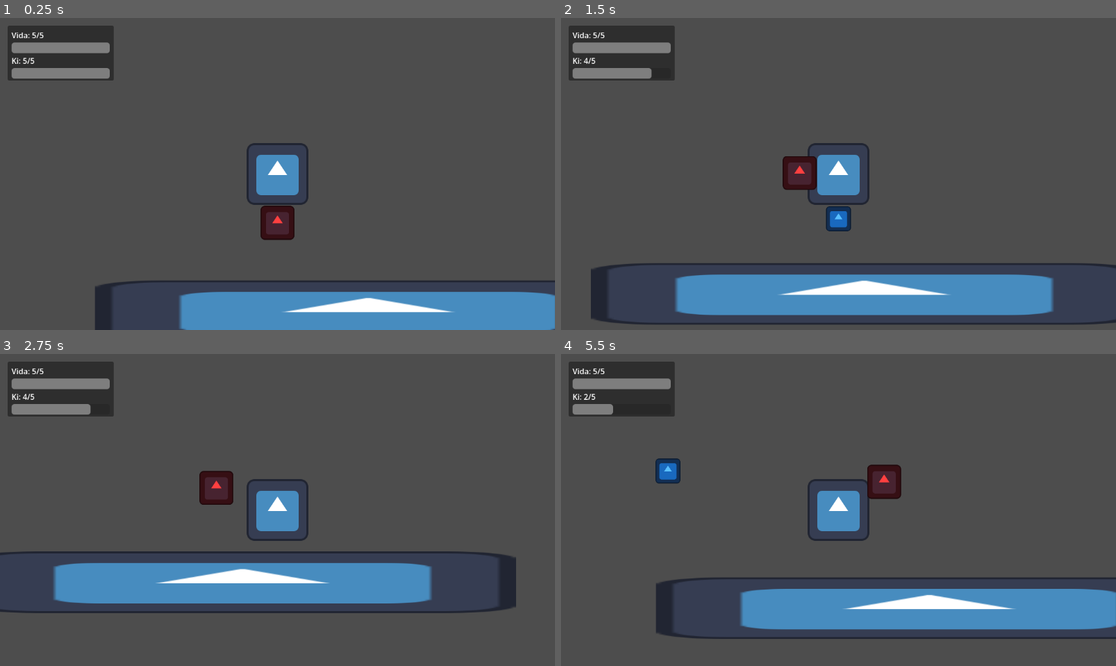
Above: before the commit, frames 1-4 (two rows, left to right).
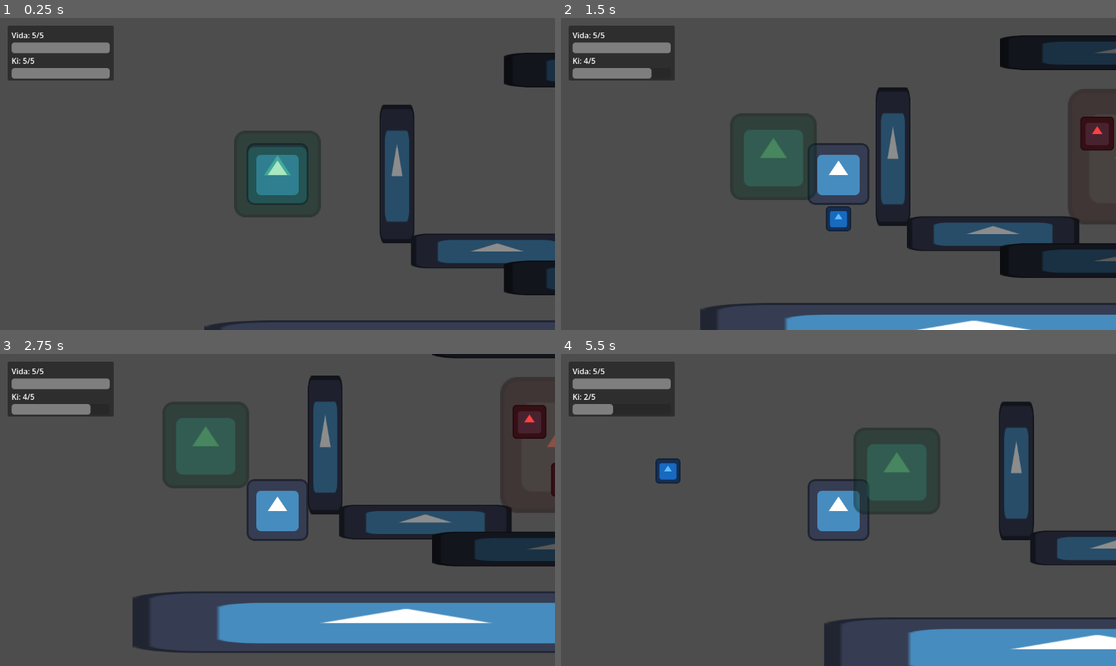
Above: after the commit, the same moments.

Repository: cadiguni/ki-adventure
Game: Godot game, scene res://scenes/main.tscn
Two runs of this game, one before a commit and one after it. Both use one fixed random seed, a clock stepped at 60 frames per second and the inputs below. The engine's default icon, where the game draws it, is replaced by a stand-in: a white triangle on a blue panel in a dark square.
Inputs:
- Up to frame 1 (0.25 s): no input
- Up to frame 2 (1.5 s): hold Right (ui_right) 0.53-1.28 s; tap Z (attack) at 0.6 s; hold Down (ui_down) from 1.28 s (still down); tap X (ki_blast) at 1.35 s
- Up to frame 3 (2.75 s): release Down (ui_down) at 2.03 s; hold Right (ui_right) from 2.03 s (still down); tap Z (attack) at 2.1 s
- Up to frame 4 (5.5 s): release Right (ui_right) at 2.78 s; hold Up (ui_up) 2.78-3.53 s; tap X (ki_blast) at 2.85, 4.35 s; hold Left (ui_left) 3.53-5.03 s; tap Z (attack) at 3.6, 5.1 s; hold Down (ui_down) from 5.03 s (still down)

The runs differ from the first frame. In frame 1, 20% of the frame differs, in the area x 17-100%, y 11-100%; in frame 2, 29%; in frame 3, 33%, in the area x 0-100%, y 0-96%; in frame 4, 23%.

Commit message:
feat: expand main scene with additional barriers and enemy placements

Diff:
--- a/scenes/main.tscn
+++ b/scenes/main.tscn
@@ -8,23 +8,115 @@
 [sub_resource type="RectangleShape2D" id="RectangleShape2D_q6r6c"]
 size = Vector2(1125, 113.5)
 
+[sub_resource type="RectangleShape2D" id="RectangleShape2D_vertical_barrier"]
+size = Vector2(72, 288)
+
+[sub_resource type="RectangleShape2D" id="RectangleShape2D_horizontal_barrier"]
+size = Vector2(360, 72)
+
+[sub_resource type="RectangleShape2D" id="RectangleShape2D_arena_wall_horizontal"]
+size = Vector2(560, 72)
+
+[sub_resource type="RectangleShape2D" id="RectangleShape2D_arena_wall_vertical"]
+size = Vector2(72, 360)
+
 [node name="Main Node2D" type="Node2D" unique_id=1978040949]
 
 [node name="Wall" type="StaticBody2D" parent="." unique_id=1962494470]
 
 [node name="Sprite2D" type="Sprite2D" parent="Wall" unique_id=303870214]
-position = Vector2(572.5, 570)
+position = Vector2(584, 656)
 scale = Vector2(8.8671875, 1)
 texture = ExtResource("2_epypp")
 
 [node name="CollisionShape2D" type="CollisionShape2D" parent="Wall" unique_id=359114202]
-position = Vector2(569.5, 570.75)
+position = Vector2(584, 656)
 shape = SubResource("RectangleShape2D_q6r6c")
 
 [node name="Player" parent="." unique_id=1150915091 instance=ExtResource("2_0wfyh")]
-position = Vector2(384, 285)
+position = Vector2(168, 288)
 
-[node name="BasicEnemy" parent="." unique_id=1139103355 instance=ExtResource("3_enemy")]
-position = Vector2(384, 405)
+[node name="MapBlocks" type="Node2D" parent="."]
+
+[node name="StartAreaMarker" type="Sprite2D" parent="MapBlocks"]
+position = Vector2(168, 288)
+scale = Vector2(1.4, 1.4)
+modulate = Color(0.25, 0.8, 0.45, 0.45)
+texture = ExtResource("2_epypp")
+
+[node name="BarrierOne" type="StaticBody2D" parent="MapBlocks"]
+
+[node name="Sprite2D" type="Sprite2D" parent="MapBlocks/BarrierOne"]
+position = Vector2(416, 288)
+scale = Vector2(0.57, 2.25)
+modulate = Color(0.55, 0.55, 0.55, 1)
+texture = ExtResource("2_epypp")
+
+[node name="CollisionShape2D" type="CollisionShape2D" parent="MapBlocks/BarrierOne"]
+position = Vector2(416, 288)
+shape = SubResource("RectangleShape2D_vertical_barrier")
+
+[node name="BarrierTwo" type="StaticBody2D" parent="MapBlocks"]
+
+[node name="Sprite2D" type="Sprite2D" parent="MapBlocks/BarrierTwo"]
+position = Vector2(624, 448)
+scale = Vector2(2.8, 0.57)
+modulate = Color(0.55, 0.55, 0.55, 1)
+texture = ExtResource("2_epypp")
+
+[node name="CollisionShape2D" type="CollisionShape2D" parent="MapBlocks/BarrierTwo"]
+position = Vector2(624, 448)
+shape = SubResource("RectangleShape2D_horizontal_barrier")
+
+[node name="ArenaMarker" type="Sprite2D" parent="MapBlocks"]
+position = Vector2(920, 288)
+scale = Vector2(2.2, 2.2)
+modulate = Color(0.9, 0.35, 0.25, 0.4)
+texture = ExtResource("2_epypp")
+
+[node name="ArenaTopWall" type="StaticBody2D" parent="MapBlocks"]
+
+[node name="Sprite2D" type="Sprite2D" parent="MapBlocks/ArenaTopWall"]
+position = Vector2(920, 72)
+scale = Vector2(4.4, 0.57)
+modulate = Color(0.35, 0.35, 0.35, 1)
+texture = ExtResource("2_epypp")
+
+[node name="CollisionShape2D" type="CollisionShape2D" parent="MapBlocks/ArenaTopWall"]
+position = Vector2(920, 72)
+shape = SubResource("RectangleShape2D_arena_wall_horizontal")
+
+[node name="ArenaBottomWall" type="StaticBody2D" parent="MapBlocks"]
+
+[node name="Sprite2D" type="Sprite2D" parent="MapBlocks/ArenaBottomWall"]
+position = Vector2(920, 504)
+scale = Vector2(4.4, 0.57)
+modulate = Color(0.35, 0.35, 0.35, 1)
+texture = ExtResource("2_epypp")
+
+[node name="CollisionShape2D" type="CollisionShape2D" parent="MapBlocks/ArenaBottomWall"]
+position = Vector2(920, 504)
+shape = SubResource("RectangleShape2D_arena_wall_horizontal")
+
+[node name="ArenaRightWall" type="StaticBody2D" parent="MapBlocks"]
+
+[node name="Sprite2D" type="Sprite2D" parent="MapBlocks/ArenaRightWall"]
+position = Vector2(1240, 288)
+scale = Vector2(0.57, 2.8)
+modulate = Color(0.35, 0.35, 0.35, 1)
+texture = ExtResource("2_epypp")
+
+[node name="CollisionShape2D" type="CollisionShape2D" parent="MapBlocks/ArenaRightWall"]
+position = Vector2(1240, 288)
+shape = SubResource("RectangleShape2D_arena_wall_vertical")
+
+[node name="EnemyOne" parent="." instance=ExtResource("3_enemy")]
+position = Vector2(840, 240)
+
+[node name="EnemyTwo" parent="." instance=ExtResource("3_enemy")]
+position = Vector2(1000, 240)
+
+[node name="EnemyThree" parent="." instance=ExtResource("3_enemy")]
+position = Vector2(920, 360)
 
 [node name="PlayerStatusUI" parent="." instance=ExtResource("4_status_ui")]
Not shown: 1 places in scenes/main.tscn that only renumber resources
